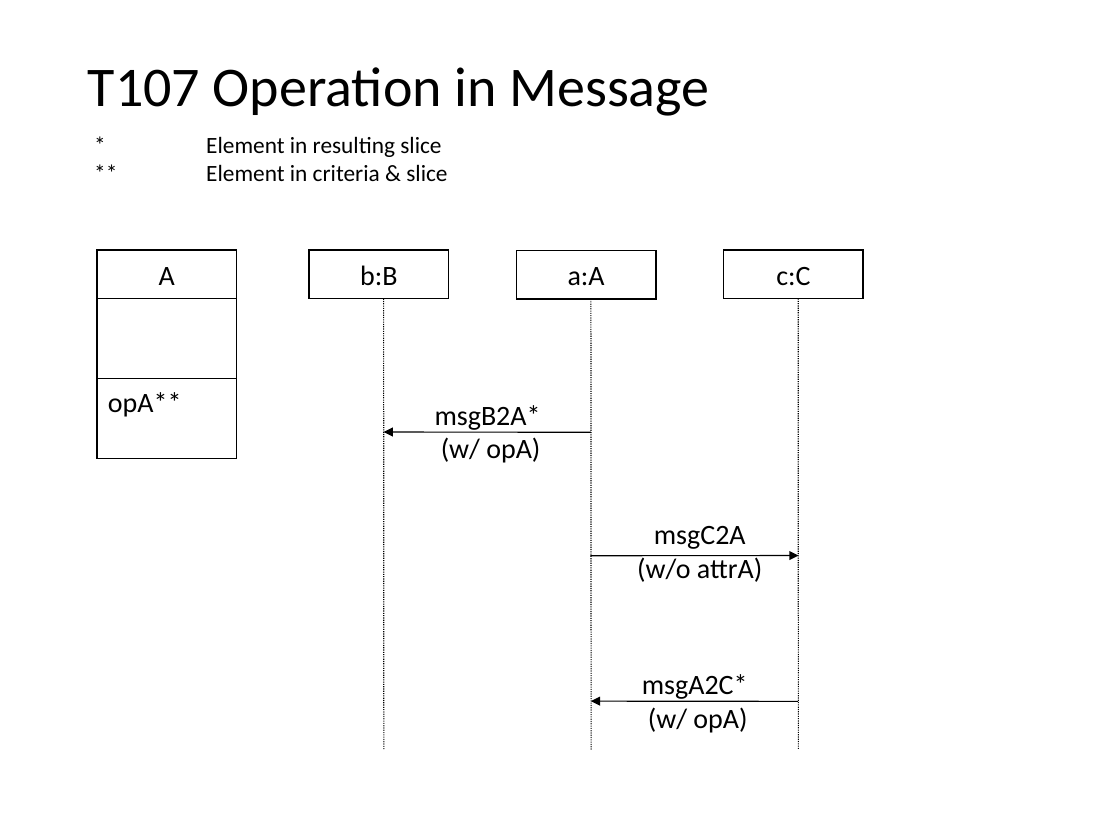
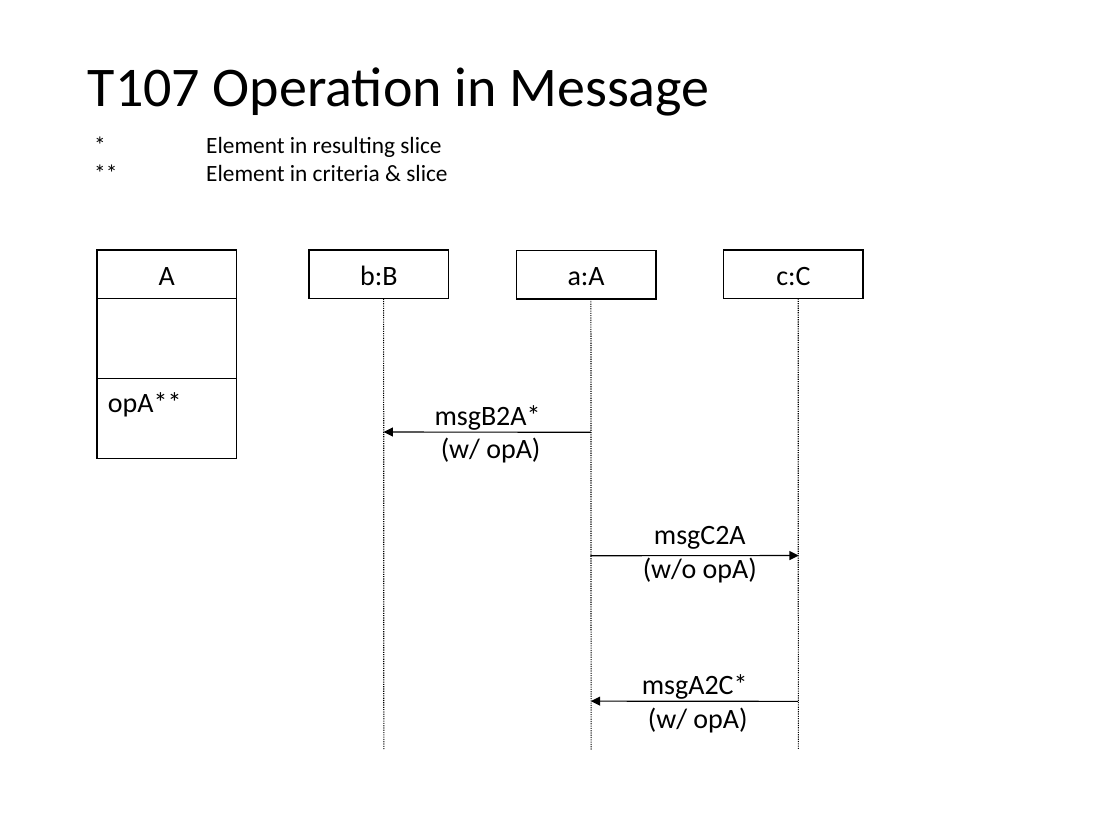
Before and after one commit to nlsfung/MMINT_Examples, a slide deck: slide 9 of SDSliceTestSuite/TestSuite.ppt. Drawn at 1120x840 pixels with LibreOffice and Linux fonts; fonts in the diff are those of the drawing. Boxes give left, top, right and bottom in pixels: in the first picture for what was removed or moved away, otherwise in the second. Text is boxed around its words. In the diff, an @@ line names an element or a change of style, - is before the commit and + after.

```diff
--- a/SDSliceTestSuite/TestSuite.ppt
+++ b/SDSliceTestSuite/TestSuite.ppt
@@ text at (x1=643, y1=555, x2=757, y2=583): text changed @@
-(w/o attrA)
+(w/o opA)
```
Also in this commit, not shown: 21 other files.
